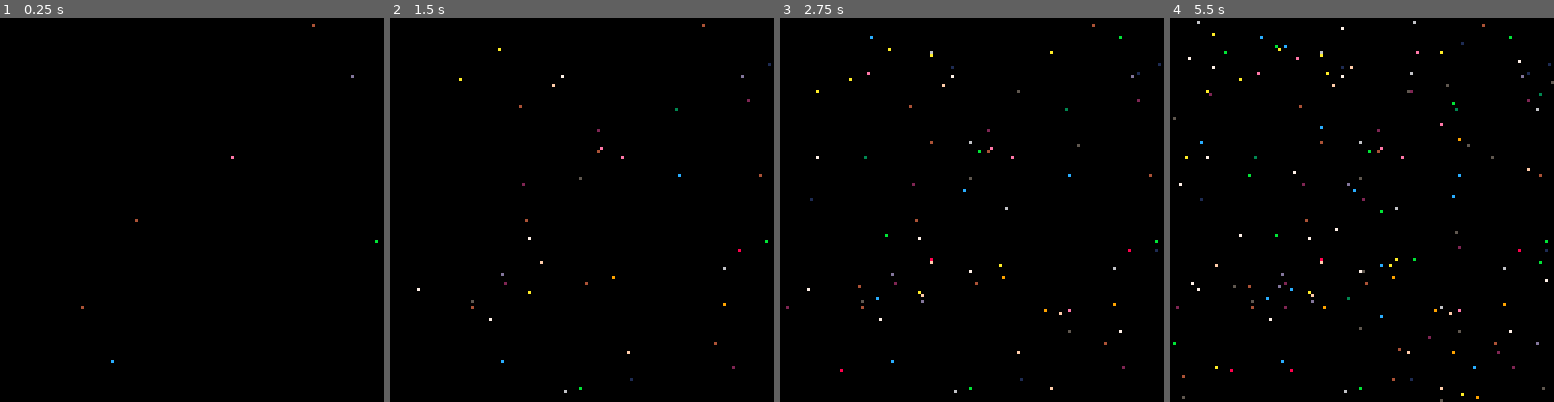
Above: before the commit, frames 1-4 (left to right).
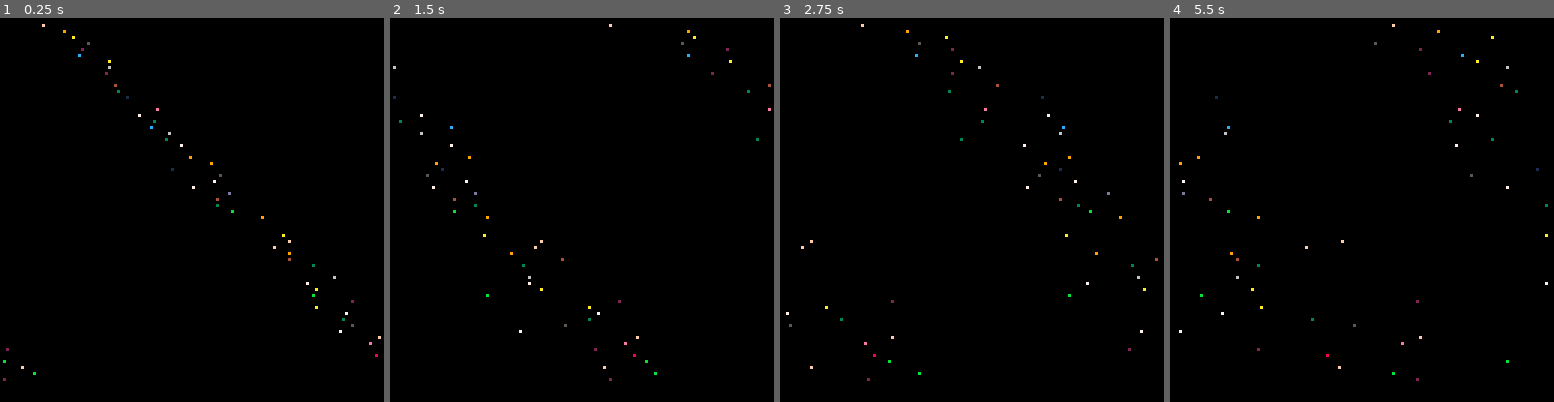
Above: after the commit, the same moments.

Repository: Feenix33/Pico8
Game: PICO-8 cartridge learn/learn02.p8
The game is run twice, just before and just after one commit, with the same random seed, the same clock (stepped at 60 frames per second) and the same inputs.
Inputs:
- Up to frame 1 (0.25 s): no input
- Up to frame 2 (1.5 s): no input
- Up to frame 3 (2.75 s): no input
- Up to frame 4 (5.5 s): no input

The runs differ from the first frame. In frame 1, 0.4% of the frame differs, in the area x 0-100%, y 1-95%; in frame 2, 0.6%; in frame 3, 0.8%; in frame 4, 1.3%, in the area x 0-100%, y 0-100%.

Commit message:
Add files via upload
Update

Diff:
--- /dev/null
+++ b/learn/ecs_eg.p8
@@ -0,0 +1,61 @@
+pico-8 cartridge // http://www.pico-8.com
+version 29
+__lua__
+
+-- Example of an entity control system
+-- lexaloffle tid=30039
+
+function _has(e, ks)
+  for n in all(ks) do
+    if not e[n] then
+      return false
+    end
+  end
+  return true
+end
+
+function system(ks, f)
+  return function(es)
+    for e in all(es) do
+      if _has(e, ks) then
+        f(e)
+      end
+    end
+  end
+end
+
+-- demo
+
+world = {}
+
+add(world, {pos={x=32, y=64}, color=12})
+add(world, {pos={x=64, y=64}, sprite=0})
+add(world, {pos={x=96, y=64}, color=8, sprite=1})
+
+circles = system({"pos", "color"},
+  function(e)
+    circfill(e.pos.x, e.pos.y, 8, e.color)
+  end)
+
+sprites = system({"pos", "sprite"},
+  function(e)
+    spr(e.sprite, e.pos.x-4, e.pos.y-4)
+  end)
+
+function _draw()
+  cls()
+  print("see code")
+  circles(world)
+  sprites(world)
+end
+
+
+__gfx__
+00000000444400000000000000000000000000000000000000000000000000000000000000000000000000000000000000000000000000000000000000000000
+00000000000044440000000000000000000000000000000000000000000000000000000000000000000000000000000000000000000000000000000000000000
+00700700444400000000000000000000000000000000000000000000000000000000000000000000000000000000000000000000000000000000000000000000
+00077000000044440000000000000000000000000000000000000000000000000000000000000000000000000000000000000000000000000000000000000000
+00077000444400000000000000000000000000000000000000000000000000000000000000000000000000000000000000000000000000000000000000000000
+00700700000044440000000000000000000000000000000000000000000000000000000000000000000000000000000000000000000000000000000000000000
+00000000444400000000000000000000000000000000000000000000000000000000000000000000000000000000000000000000000000000000000000000000
+00000000000044440000000000000000000000000000000000000000000000000000000000000000000000000000000000000000000000000000000000000000
--- a/learn/learn02.p8
+++ b/learn/learn02.p8
@@ -2,22 +2,48 @@
 version 29
 __lua__
 
-rclr = 0
-rx = 0
-ry = 0
+-- learn how to do arrays of objects
+
+function new_blox(x, y)
+   local blox = {}
+   blox.x = x%128
+   blox.y = y%128
+   blox.v = flr(rnd(3)) + 1
+   blox.c = flr(rnd(16))
+   blox.draw = function(this)
+       pset(this.x, this.y, this.c)
+       end
+   blox.update = function(this)
+       --this.x += this.v
+       this.x += flr(rnd(5))
+       if this.x >= 128 then this.x = 1 end
+       end
+   return blox
+end
+
+
+blox_array = {}
+x = 1
 
 function _init()
    cls()
+   for n=1,60 do
+       add(blox_array, new_blox(n*2, n*2))
+   end
+   -- printh("init", "learn02")
 end
 
 function _update()
-   rclr = flr(rnd(16))
-   rx = flr(rnd(128))
-   ry = flr(rnd(128))
+    for obj in all(blox_array) do
+       obj.update(obj)
+    end
 end
 
 function _draw()
-   pset(rx, ry, rclr)
+    cls()
+    for obj in all(blox_array) do
+       obj.draw(obj)
+    end
 end
 
 __gfx__
Not shown, changed: learn/learn03.p8l
Not shown, changed: learn/README.md
